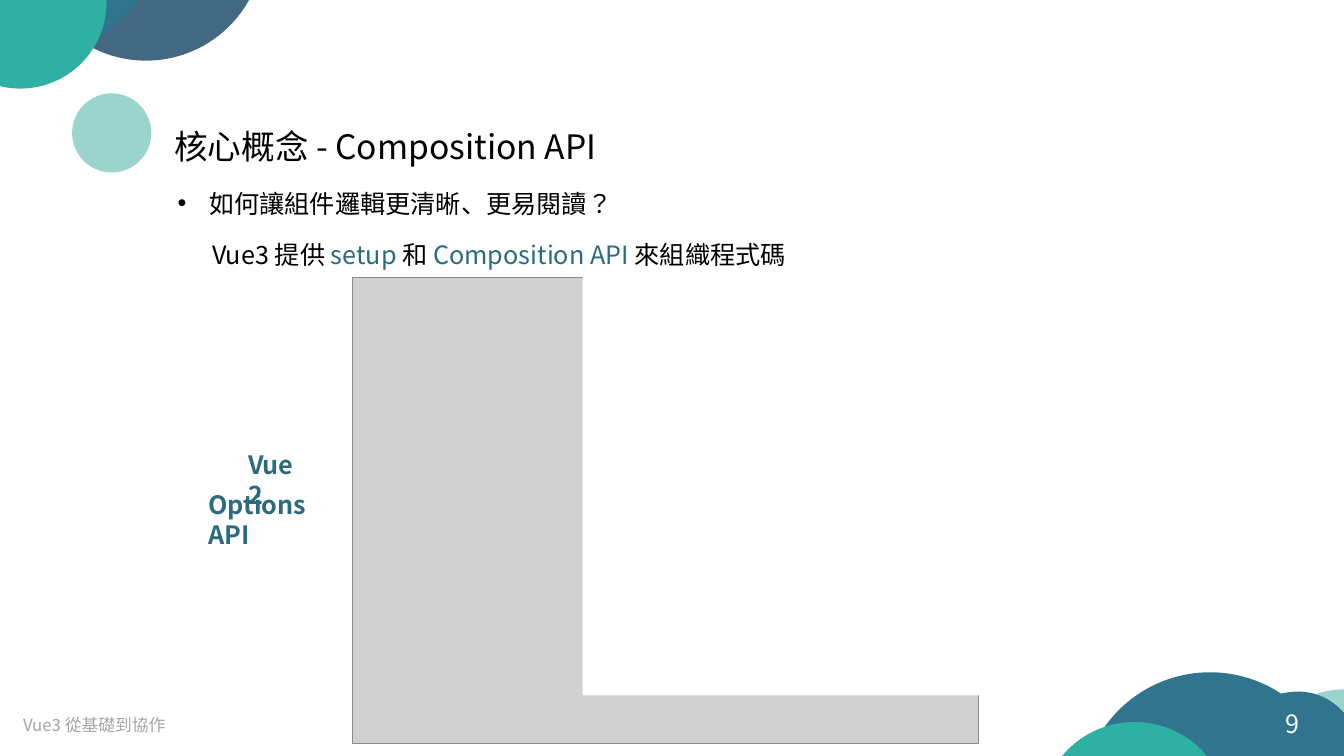
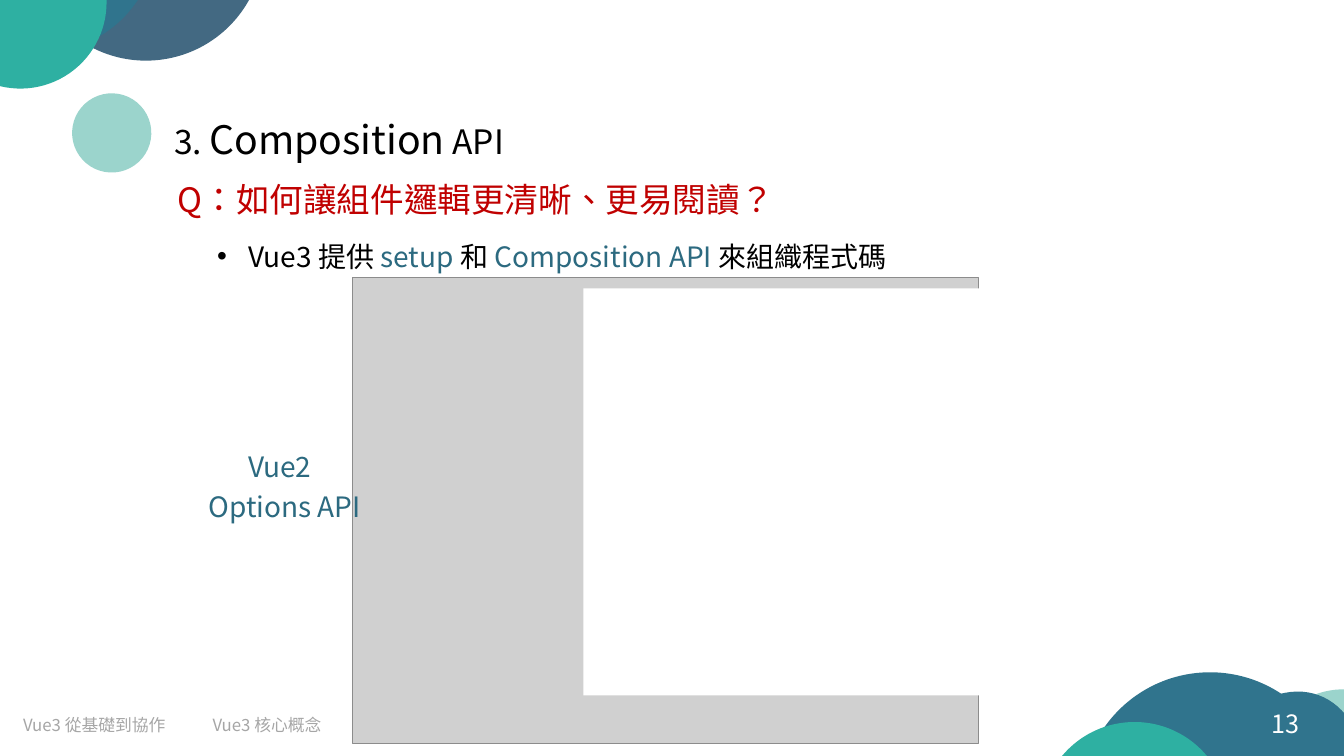
Before and after one commit to arx827/myDrive, a slide deck: slide 13 of Vue.js 從基礎到協作.pptx (slide 9 before the commit). Drawn at 1344x756 pixels with LibreOffice and Linux fonts; fonts in the diff are those of the drawing; grey boxes stand for pictures. Boxes give left, top, right and bottom in pixels: in the first picture for what was removed or moved away, otherwise in the second. Text is boxed around its words. In the diff, an @@ line names an element or a change of style, - is before the commit and + after.

```diff
--- a/Vue.js 從基礎到協作.pptx
+++ b/Vue.js 從基礎到協作.pptx
@@ text at (x1=174, y1=123, x2=504, y2=163): text changed; size 24 to 28 pt @@
-核心概念 - Composition API
+3. Composition API
@@ text at (x1=178, y1=183, x2=774, y2=218): text changed; size 18 to 24 pt; text colour #000000 to #C00000 @@
-• 如何讓組件邏輯更清晰、更易閱讀？
+Q：如何讓組件邏輯更清晰、更易閱讀？
@@ text "Vue3 提供 setup 和 Composition ..." at (x1=249, y1=243, x2=887, y2=274): size 18 to 20 pt; bullet none to • @@
@@ rectangle resized from (x1=583, y1=277, x2=1133, y2=696) to (x1=584, y1=288, x2=1135, y2=696) @@
@@ text "Vue2" at (x1=248, y1=456, x2=311, y2=478): size 18 to 20 pt, bold off @@
@@ text "Options API" at (x1=209, y1=489, x2=361, y2=525): size 18 to 20 pt, bold off @@
@@ text added at (x1=213, y1=717, x2=321, y2=732), 12 pt, text #A6A6A6 @@
+Vue3 核心概念
@@ page number at (x1=1272, y1=714, x2=1300, y2=734): text changed @@
-9
+13
```
Also in this commit, not shown: 27 other slides changed, 5 slides added, 1 other file.
